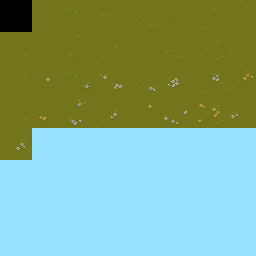
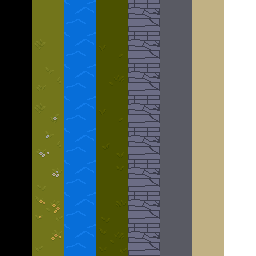
Layer changes from the first 256px x 256px image to the second:
moved "Вставленный слой #3" above "tiles.png", painted on it over [0, 0, 224, 256]
removed layer "Вставленный слой #4" over [34, 32, 128, 64]
removed layer "Вставленный слой #5" over [128, 32, 160, 64]
removed layer "Вставленный слой #6" over [160, 32, 256, 64]
removed layer "Вставленный слой #7" over [0, 64, 32, 96]
removed layer "Вставленный слой #8" over [36, 64, 160, 96]
removed layer "Вставленный слой #9" over [160, 64, 256, 96]
removed layer "Вставленный слой #10" over [0, 96, 32, 128]
removed layer "Вставленный слой #11" over [34, 96, 160, 128]
removed layer "Вставленный слой #12" over [160, 96, 256, 128]
hid "Вставленный слой #1", painted on it over [32, 0, 192, 195]
hid "Вставленный слой #2", painted on it over [0, 0, 256, 192]
hid "Вставленный слой", painted on it over [0, 32, 32, 160]
hid "Фон" over [0, 0, 256, 256]
